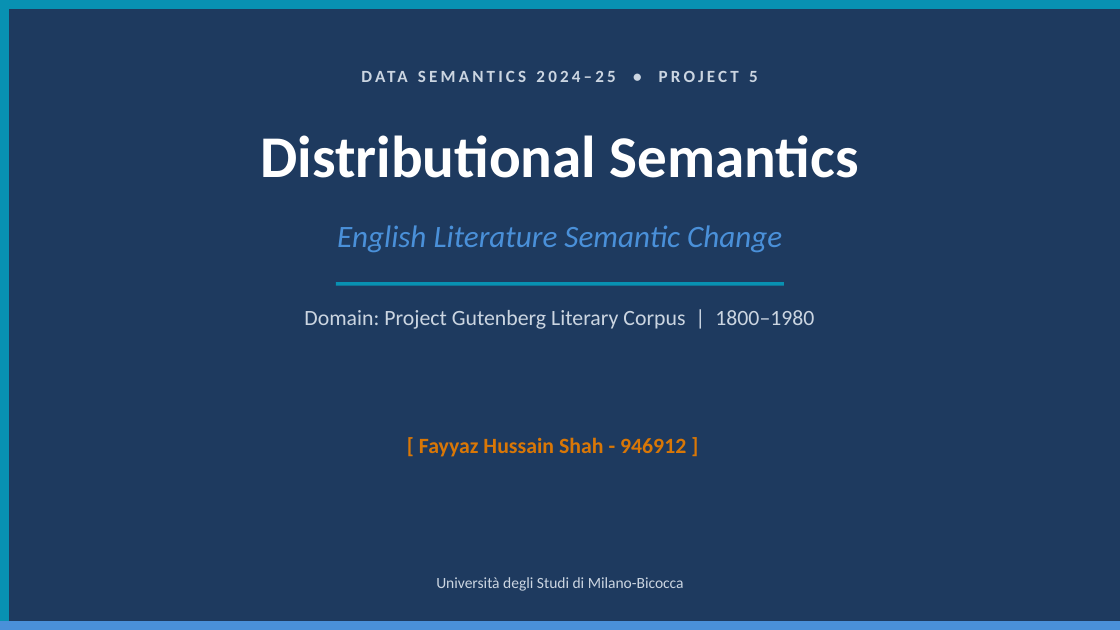
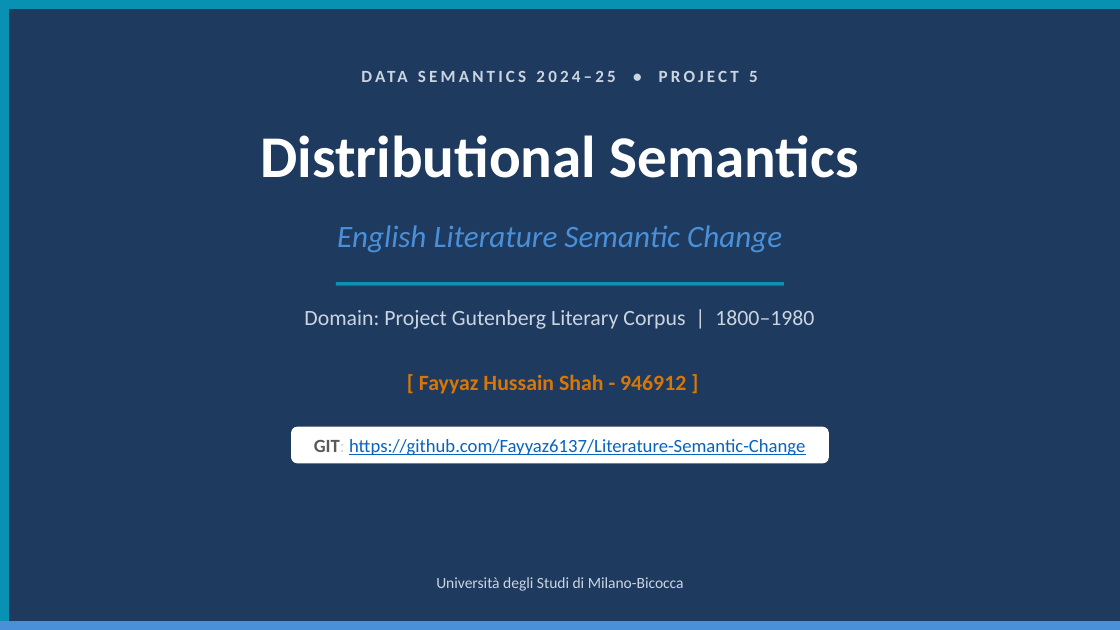
Before and after one commit to Fayyaz6137/Literature-Semantic-Change, a slide deck: slide 1 of Reports/Data Semantics Project Report - Fayyaz-946192 .pptx. Drawn at 1120x630 pixels with LibreOffice and Linux fonts; fonts in the diff are those of the drawing. Boxes give left, top, right and bottom in pixels: in the first picture for what was removed or moved away, otherwise in the second. Text is boxed around its words. In the diff, an @@ line names an element or a change of style, - is before the commit and + after.

```diff
--- a/Reports/Data Semantics Project Report - Fayyaz-946192 .pptx
+++ b/Reports/Data Semantics Project Report - Fayyaz-946192 .pptx
@@ text "[ Fayyaz Hussain Shah - ...": place and size @@
-text "[ Fayyaz Hussain Shah - ..." at <box>419,437,686,457</box>
+text "[ Fayyaz Hussain Shah - ..." at <box>419,374,686,394</box>
@@ rounded rectangle added at <box>291,427,829,464</box>, fill #FFFFFF, 12 pt, text #0563C1, underline @@
+GIT: https://github.com/Fayyaz6137/Literature-Semantic-Change
```
